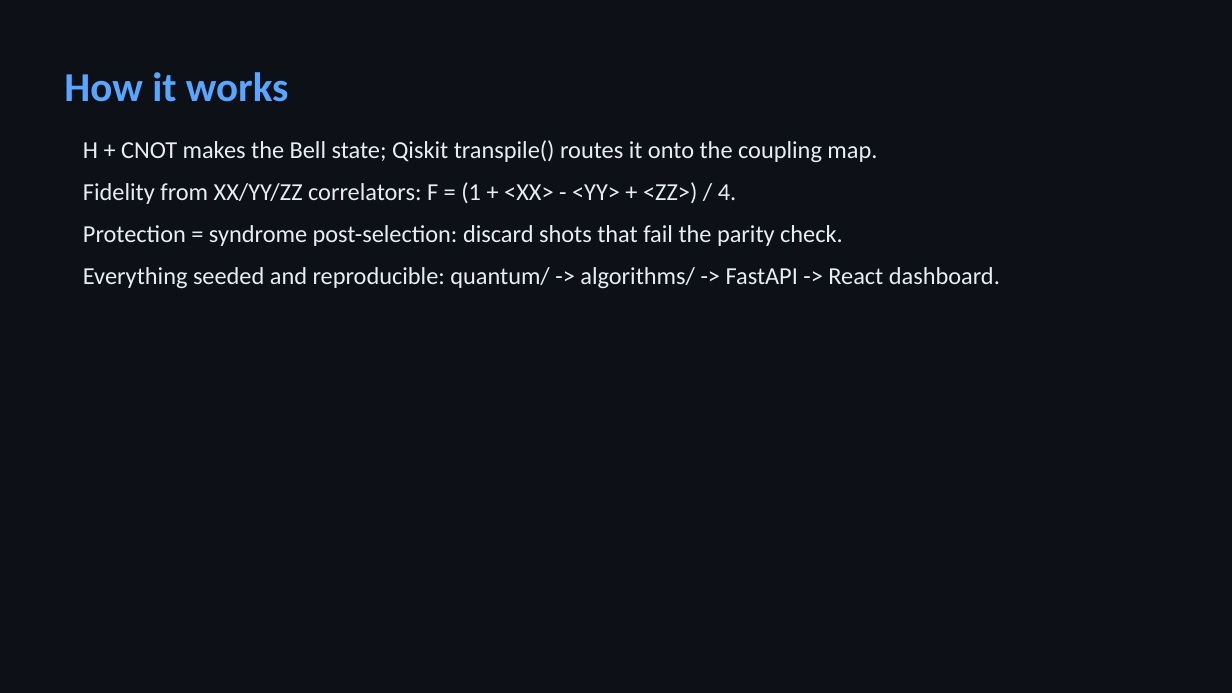
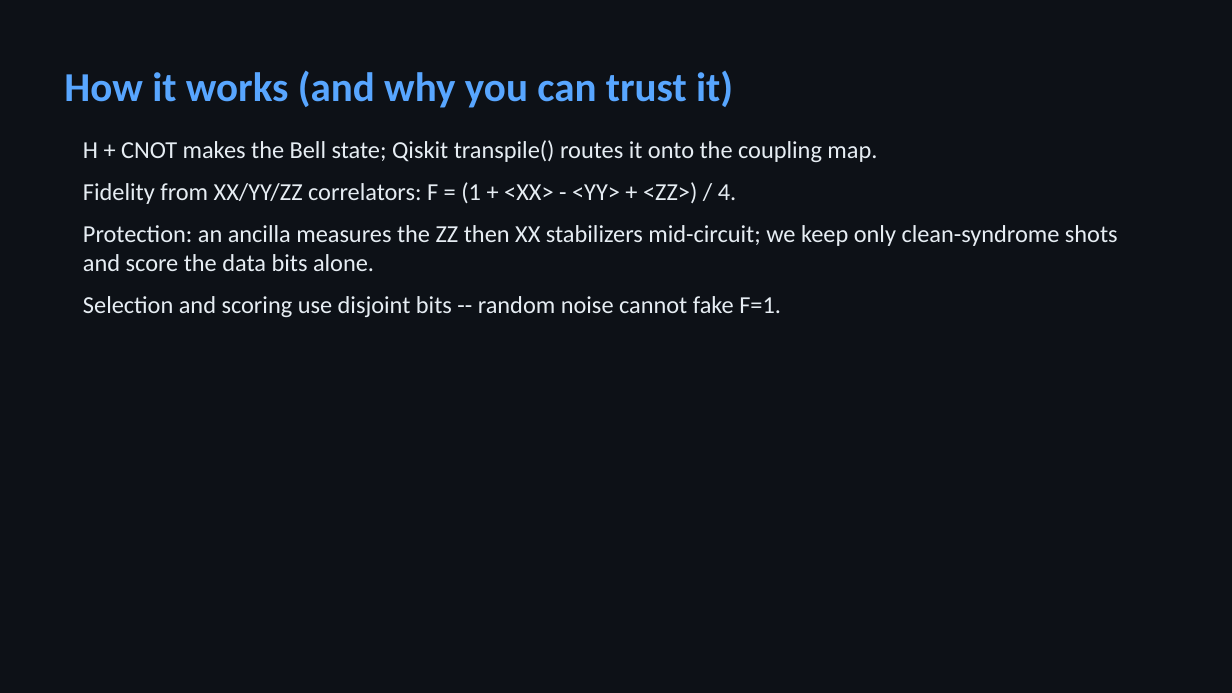
Before and after one commit to dhanunjayss0306/quantum-geometry-routing, a slide deck: slide 4 of results/reports/quantum-geometry-routing-deck.pptx. Drawn at 1232x693 pixels with LibreOffice and Linux fonts; fonts in the diff are those of the drawing. Boxes give left, top, right and bottom in pixels: in the first picture for what was removed or moved away, otherwise in the second. Text is boxed around its words. In the diff, an @@ line names an element or a change of style, - is before the commit and + after.

Commit message:
docs: architectural recommendation, honest wording, rebuilt 8-slide deck
- docs/recommendation.md: specific coupling-graph features from scaling
  data (degree 3, log diameter target, no degree-2 chains, faces<=8)
  with measured numbers and caveats
- Remove 'restores 1.000 everywhere' overclaims from README/docs/deck
- Deck rebuilt from CSVs: 8 slides incl. recommendation, test count
  computed, no hard-coded numbers

```diff
--- a/results/reports/quantum-geometry-routing-deck.pptx
+++ b/results/reports/quantum-geometry-routing-deck.pptx
@@ text at box(64, 70, 733, 108): text changed @@
-How it works
+How it works (and why you can trust it)
@@ text at box(83, 225, 1118, 317): text changed @@
-Protection = syndrome post-selection: discard shots that fail the parity check.
-Everything seeded and reproducible: quantum/ -> algorithms/ -> FastAPI -> React dashboard.
+Protection: an ancilla measures the ZZ then XX stabilizers mid-circuit; we keep only clean-syndrome shots and score the data bits alone.
+Selection and scoring use disjoint bits -- random noise cannot fake F=1.
```
Also in this commit, not shown: 5 other slides changed, 1 slide added, 1 slide removed, 6 other files.
